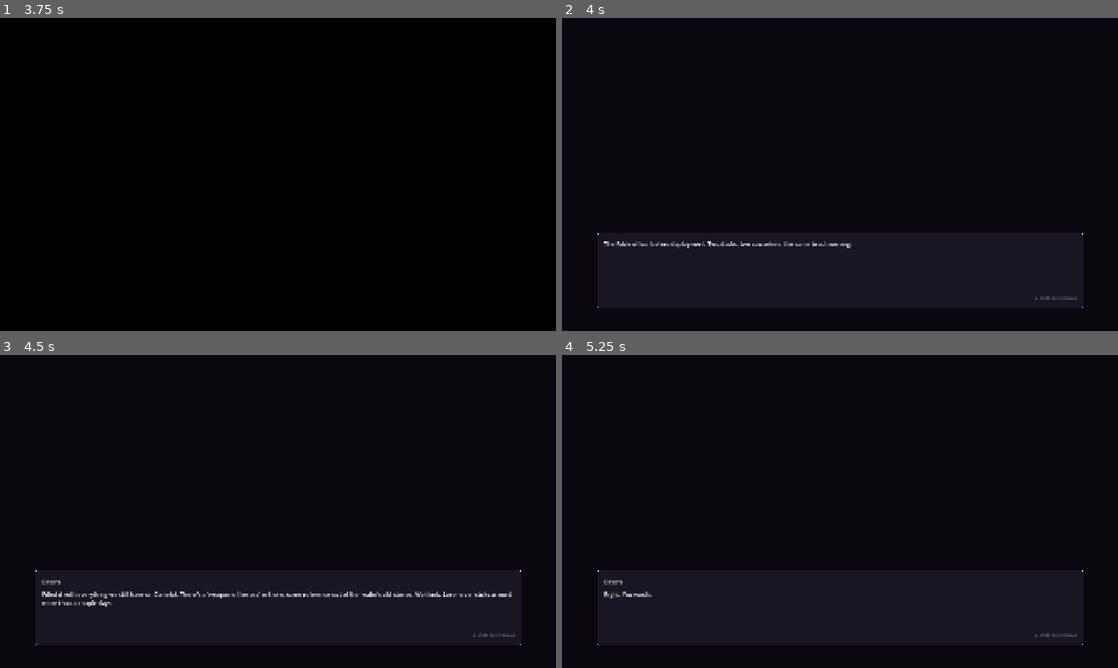
Above: before the commit, frames 1-4 (two rows, left to right).
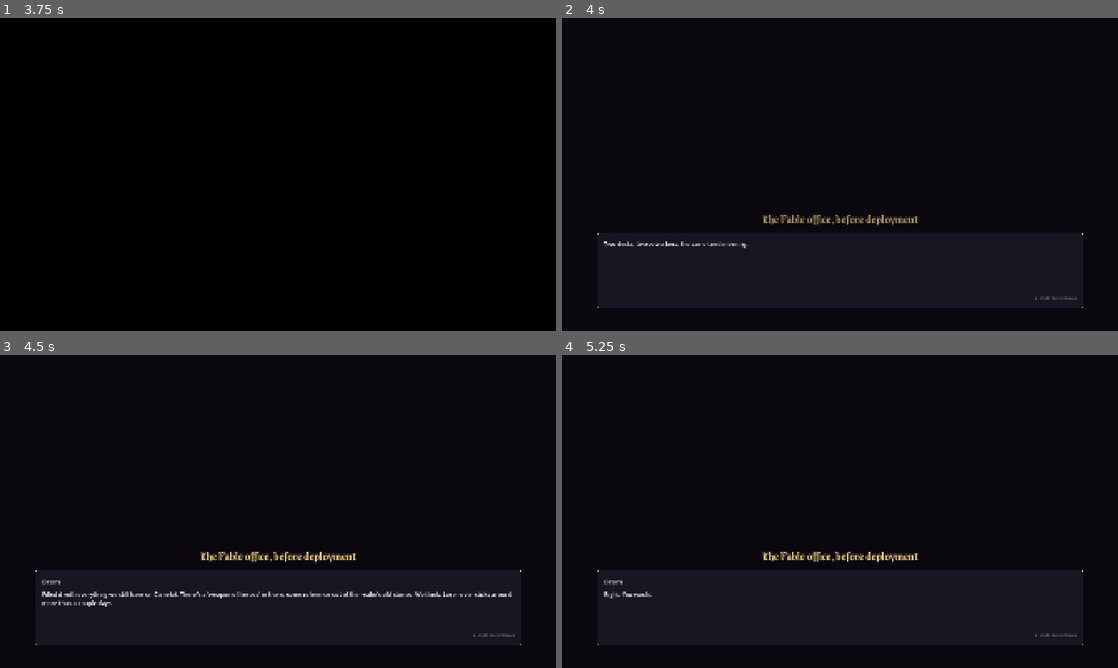
Above: after the commit, the same moments.

Repository: Maliik-B/Mythworn
Game: Godot game, scene res://scenes/splash/splash_scene.tscn
Same seed, same stepped clock (60 frames per second), same inputs: the game is played once before the commit and once after it. Sound files missing from this copy of the repository are replaced by a short silence.
Inputs (mouse positions are in pixels of both pictures, inside the frame that each line leads up to):
- Up to frame 1 (3.75 s): tap Enter (ui_accept) at 0.5, 0.77 s; move the mouse to (400, 158) at 0.52 s; tap Space at 0.6 s; click (400, 158) at 0.67 s; drag from (166, 190) to (250, 237) at 1.27 s; click "Begin Your Fable" at 2 s; move the mouse to (333, 105) at 2.77 s; tap 9 at 2.85 s; click (333, 105) at 2.92 s; click "Select" at 3.5 s
- Up to frame 2 (4 s): no input
- Up to frame 3 (4.5 s): tap Enter (ui_accept) at 4.25 s; drag from (250, 574) to (111, 464) at 4.27 s
- Up to frame 4 (5.25 s): tap Enter (ui_accept) at 5 s; move the mouse to (1006, 558) at 5.02 s; tap Space at 5.1 s; click (1006, 558) at 5.17 s

Frame 1 is identical in both runs. In frame 2, 0.8% of the frame differs, in the area x 8-65%, y 62-74%; in frame 3, 0.5%; in frame 4, 0.5%.

Commit message:
Set the VN's place lines as a running head above the panel
A line that only says where a scene is, "The Fable office, before deployment" or "Dispatch", was set in the panel like any other narration, so the place read as one more sentence to click through and was gone by the next beat. These lines should look like a heading, centred, the way a speaker's name is set apart.

A VN beat can now be a setting beat, which names the place and the time and nothing else. The scene sets it above the panel in the card title's face, centred between two fine rules, and it stays there while the lines under it play, until the next setting beat fades in over it. It takes no click of its own: the panel shows the first ordinary line after it at once. Four existing lines are split this way with no new words: the office and Dispatch in the first-run send-off, the Records desk and Dispatch in the returning ones. The heading drops its full stop, and the narration after it starts at its next sentence. The Camelot entry has no place line and gets none. roster_test checks the four settings and that none ends in a full stop, that the first one is the head with the next line already in the panel, and that clicking through to Neve's part changes the head to Dispatch. Seen in the scene at the office and at Dispatch.

Diff:
--- a/scenes/vn/vn_scene.gd
+++ b/scenes/vn/vn_scene.gd
@@ -4,6 +4,12 @@
 ## scene. Content-agnostic plumbing — the realm-entry VN and the Fable send-off both feed
 ## it a VNData via RunManager.pending_vn. See VNData + docs/GAME_DESIGN.md § Realms.
 
+# The running head: a setting beat's place and time, set above the panel in the card title's face.
+const HEAD_FONT_SIZE := 40
+const HEAD_COLOR := Color(0.88, 0.76, 0.48)
+const HEAD_RULE_LENGTH := 150.0
+const HEAD_FADE := 0.35
+
 var _vn: VNData
 var _next_scene: String = "res://scenes/map/map_scene.tscn"
 var _beat_index: int = 0
@@ -14,6 +20,8 @@
 var _text_label: RichTextLabel
 var _prompt_label: Label
 var _choices_box: VBoxContainer
+var _head: HBoxContainer
+var _head_label: Label
 
 
 func _ready() -> void:
@@ -80,8 +88,60 @@
 	_choices_box.visible = false
 	vbox.add_child(_choices_box)
 
+	# The running head sits just above the panel, centred, with a fine rule either side. Hidden until
+	# a segment names its place.
+	var head_box := CenterContainer.new()
+	head_box.set_anchors_and_offsets_preset(Control.PRESET_BOTTOM_WIDE)
+	head_box.offset_top = -418
+	head_box.offset_bottom = -354
+	head_box.mouse_filter = Control.MOUSE_FILTER_IGNORE
+	add_child(head_box)
+	_head = HBoxContainer.new()
+	_head.add_theme_constant_override("separation", 28)
+	_head.mouse_filter = Control.MOUSE_FILTER_IGNORE
+	_head.visible = false
+	head_box.add_child(_head)
+	_head.add_child(_head_rule())
+	_head_label = Label.new()
+	_head_label.add_theme_font_override("font", load(CardFace.TITLE_FONT_PATH))
+	_head_label.add_theme_font_size_override("font_size", HEAD_FONT_SIZE)
+	_head_label.add_theme_color_override("font_color", HEAD_COLOR)
+	_head.add_child(_head_label)
+	_head.add_child(_head_rule())
+
+
+func _head_rule() -> ColorRect:
+	var rule := ColorRect.new()
+	rule.color = Color(HEAD_COLOR, 0.55)
+	rule.custom_minimum_size = Vector2(HEAD_RULE_LENGTH, 1.5)
+	rule.size_flags_vertical = Control.SIZE_SHRINK_CENTER
+	rule.mouse_filter = Control.MOUSE_FILTER_IGNORE
+	return rule
+
+
+## A new place fades in over the old one; the same place named again changes nothing.
+func _set_head(text: String) -> void:
+	if _head.visible and _head_label.text == text:
+		return
+	_head_label.text = text
+	_head.visible = true
+	_head.modulate.a = 0.0
+	create_tween().tween_property(_head, "modulate:a", 1.0, HEAD_FADE)
+
 
 func _show_beat(idx: int) -> void:
+	# Setting beats are read as the head, not as lines: each one passed over replaces the head, and the
+	# panel shows the first ordinary beat after them, so a setting costs no click.
+	while idx < _vn.beats.size() and _vn.beats[idx].setting:
+		_set_head(_vn.beats[idx].text)
+		idx += 1
+	if idx >= _vn.beats.size():
+		# A segment that ends on a setting line has nothing under it; the next click moves on.
+		_beat_index = _vn.beats.size() - 1
+		_speaker_label.visible = false
+		_text_label.text = ""
+		_prompt_label.visible = _vn.choices.is_empty()
+		return
 	_beat_index = idx
 	var beat: VNData.VNBeat = _vn.beats[idx]
 	_speaker_label.text = beat.speaker
--- a/scripts/core/vn_data.gd
+++ b/scripts/core/vn_data.gd
@@ -7,11 +7,14 @@
 ## authored and rendered by vn_scene. See docs/GAME_DESIGN.md § Realms and
 ## [[demo-liaisons-bram-neve]] for the demo content this plumbing will carry.
 
-## One line of dialogue: who speaks, what they say, and an accent colour for the name.
+## One line of dialogue: who speaks, what they say, and an accent colour for the name. A setting
+## beat names only the place and the time: vn_scene sets it as a running head above the panel, where
+## it stays until the next setting beat, and it takes no click of its own.
 class VNBeat:
 	var speaker: String = ""
 	var text: String = ""
 	var speaker_color: Color = Color(0.85, 0.82, 0.70)  # warm parchment default
+	var setting := false
 	func _init(p_speaker: String = "", p_text: String = "",
 			p_color: Color = Color(0.85, 0.82, 0.70)) -> void:
 		speaker = p_speaker
@@ -43,6 +46,14 @@
 	return self
 
 
+## A place-and-time line ("Dispatch"), set as a heading rather than read as narration.
+func add_setting(text: String) -> VNData:
+	var beat := VNBeat.new("", text)
+	beat.setting = true
+	beats.append(beat)
+	return self
+
+
 func add_choice(label: String, config: RealmConfig = null, result: String = "") -> VNData:
 	choices.append(VNChoice.new(label, config, result))
 	return self
--- a/scripts/core/vn_pool.gd
+++ b/scripts/core/vn_pool.gd
@@ -24,7 +24,8 @@
 static func build_sendoff(character: CharacterData) -> VNData:
 	var vn := VNData.new()
 	vn.title = "Before Deployment"
-	vn.add_beat("", "The Fable office, before deployment. Two desks, two coworkers, the same tired morning.", C_NARRATION)
+	vn.add_setting("The Fable office, before deployment")
+	vn.add_beat("", "Two desks, two coworkers, the same tired morning.", C_NARRATION)
 	_add_bram_beats(vn, _keeper(character))
 	_add_neve_beats(vn, _keeper(character))
 	return vn
@@ -64,7 +65,8 @@
 
 ## Neve — Dispatch. Warm veteran; hands over the kit.
 static func _add_neve_beats(vn: VNData, keeper: String) -> void:
-	vn.add_beat("", "Dispatch. Neve holds the kit a second longer than she needs to.", C_NARRATION)
+	vn.add_setting("Dispatch")
+	vn.add_beat("", "Neve holds the kit a second longer than she needs to.", C_NARRATION)
 	vn.add_beat("Neve", "Camelot. Political realm. Everyone smiles while they take something off you.", C_NEVE)
 	vn.add_beat(keeper, "You say that about every realm.", C_KEEPER)
 	vn.add_beat("Neve", "I mean it about every realm.", C_NEVE)
@@ -79,7 +81,8 @@
 ## Bram, returning run: no re-briefing (you know the file), the lore-decay running gag, and a
 ## dry vote of confidence that passes for warmth out of Records.
 static func _add_bram_return_beats(vn: VNData, keeper: String) -> void:
-	vn.add_beat("", "The Records desk. The Camelot folder is already on the corner, squared to the edge. Bram saw you coming.", C_NARRATION)
+	vn.add_setting("The Records desk")
+	vn.add_beat("", "The Camelot folder is already on the corner, squared to the edge. Bram saw you coming.", C_NARRATION)
 	vn.add_beat("Bram", "You know the file. Same realm, same weapon-of-heroes footnote, same half of it gone stale since you last read it.", C_BRAM)
 	vn.add_beat(keeper, "Comforting.", C_KEEPER)
 	vn.add_beat("Bram", "It's the work. Nothing out there holds still long enough to be worth learning properly.", C_BRAM)
@@ -89,7 +92,8 @@
 ## Neve, returning run: she skips the speech you've both heard, reads you over the way she
 ## always does, and sends you off with the blunt affection of a veteran who's done this before.
 static func _add_neve_return_beats(vn: VNData, keeper: String) -> void:
-	vn.add_beat("", "Dispatch. Neve has the kit packed already. Probably had it packed since the last time.", C_NARRATION)
+	vn.add_setting("Dispatch")
+	vn.add_beat("", "Neve has the kit packed already. Probably had it packed since the last time.", C_NARRATION)
 	vn.add_beat("Neve", "Camelot again. I won't do the speech. You've heard the speech.", C_NEVE)
 	vn.add_beat(keeper, "Everyone smiles while they take something off me.", C_KEEPER)
 	vn.add_beat("Neve", "See. You listen.", C_NEVE)
--- a/tools/roster_test.gd
+++ b/tools/roster_test.gd
@@ -67,6 +67,7 @@
 	_test_king_abroad()
 	_test_vn_data()
 	_test_profile_intro()
+	await _test_vn_setting_lines()
 	_test_boss_reward()
 	await _test_frozen_skips()
 	await _test_chilled_freeze()
@@ -2112,6 +2113,41 @@
 
 	# Restore fresh defaults so running this suite doesn't consume the player's intro.
 	ProfileManager.reset_seen_cutscenes()
+
+
+## R1: a place-and-time line is a setting beat, set as the running head above the panel. It takes no
+## click of its own and a later one replaces it; it carries no full stop, and the narration after it
+## no longer repeats the place.
+func _test_vn_setting_lines() -> void:
+	var cairn := CharacterPool.build_emo_hybrid()
+	var settings := []
+	for vn in [VNPool.build_sendoff(cairn), VNPool.build_sendoff_single(cairn, &"bram"),
+			VNPool.build_sendoff_single(cairn, &"neve")]:
+		for beat in vn.beats:
+			if beat.setting:
+				settings.append(beat.text)
+	_check("the send-offs name their places as setting beats",
+		settings == ["The Fable office, before deployment", "Dispatch", "The Records desk", "Dispatch"])
+	var stops := false
+	for s in settings:
+		stops = stops or s.ends_with(".")
+	_check("a setting line carries no full stop", not stops)
+
+	RunManager.pending_vn = VNPool.build_sendoff(cairn)
+	var scene: Control = load("res://scenes/vn/vn_scene.tscn").instantiate()
+	get_tree().root.add_child(scene)
+	await get_tree().process_frame
+	_check("the first setting is the head and costs no click",
+		scene._head.visible and scene._head_label.text == "The Fable office, before deployment"
+		and scene._beat_index == 1 and scene._text_label.text.begins_with("Two desks"))
+	# Click through to Neve's part, stopping short of the last beat so nothing changes scene.
+	while scene._head_label.text != "Dispatch" and scene._beat_index < scene._vn.beats.size() - 1:
+		scene._advance()
+	_check("a later setting replaces the head as the scene moves",
+		scene._head_label.text == "Dispatch" and scene._text_label.text.begins_with("Neve holds the kit"))
+	scene.queue_free()
+	await get_tree().process_frame
+	RunManager.pending_vn = null
 
 
 func _count_elites(map: MapData) -> int:
